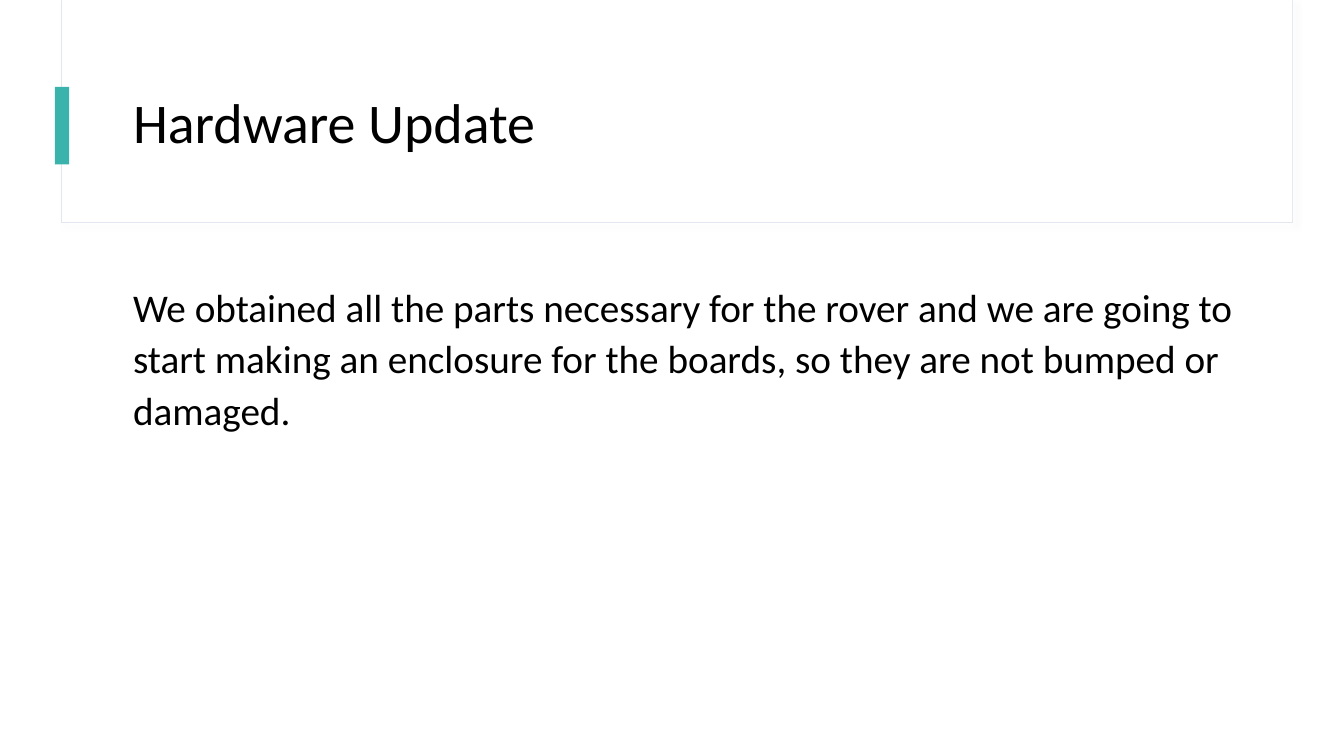
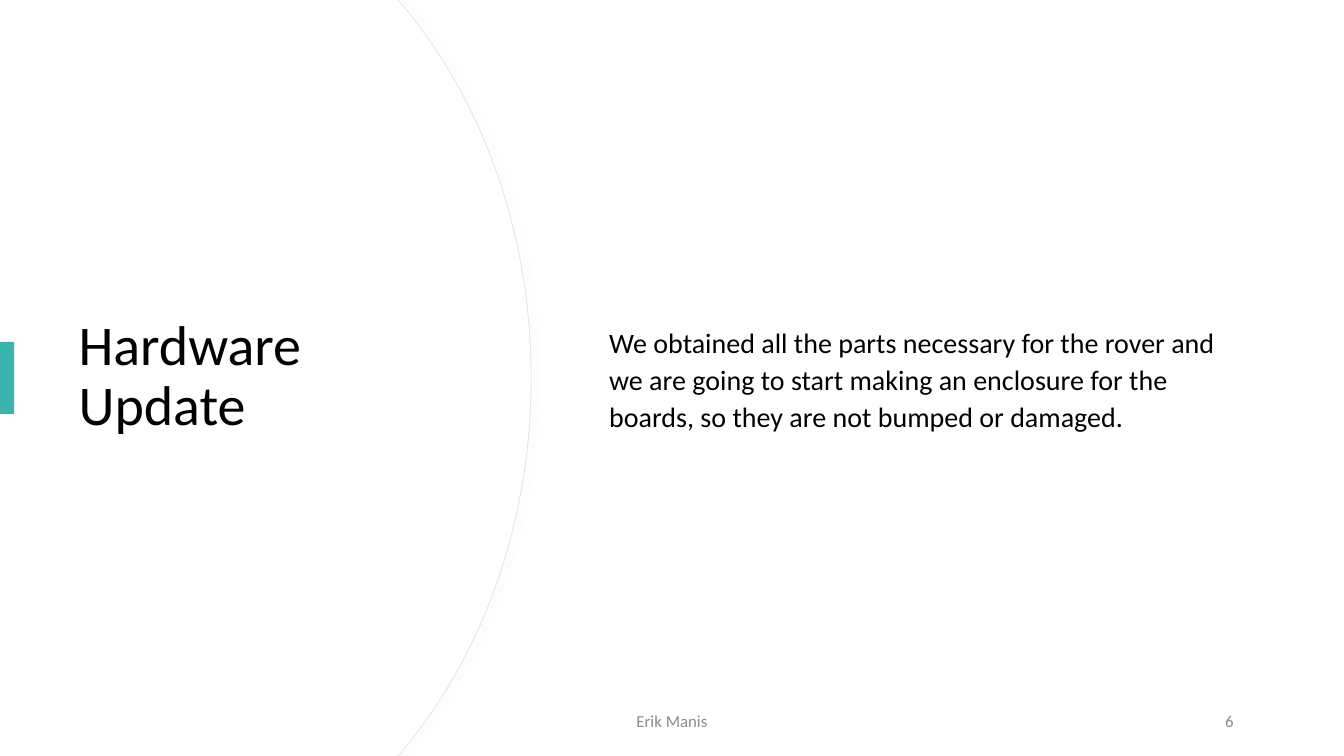
Before and after one commit to dirkt68/pl1-robotics, a slide deck: slide 6 of Presentations/Presentation Jan 26.pptx. Drawn at 1344x756 pixels with LibreOffice and Linux fonts; fonts in the diff are those of the drawing. Boxes give left, top, right and bottom in pixels: in the first picture for what was removed or moved away, otherwise in the second. Text is boxed around its words. In the diff, an @@ line names an element or a change of style, - is before the commit and + after.

```diff
--- a/Presentations/Presentation Jan 26.pptx
+++ b/Presentations/Presentation Jan 26.pptx
@@ rectangle added at [0, 0, 1344, 756], fill #FFFFFF @@
@@ freeform shape added at [0, 0, 531, 756], fill #FFFFFF, outline #E3E6EF 0.75 pt @@
@@ freeform shape added at [0, 0, 530, 756], fill #FFFFFF @@
@@ rectangle removed at [55, 87, 70, 164] @@
@@ text "We obtained all the parts ...": place and size @@
-text "We obtained all the parts ..." at [133, 294, 1232, 432]
+text "We obtained all the parts ..." at [609, 333, 1214, 432]
@@ text "We obtained all the parts ..." at [609, 333, 1214, 432]: size 28 to 20 pt; vertical alignment top to middle @@
@@ title "Hardware Update" rewrapped from [133, 104, 535, 152] to [79, 326, 301, 434] @@
@@ rectangle added at [0, 342, 14, 414], fill #3AB3AC @@
@@ text added at [636, 715, 708, 727], 12 pt, text #8C8C8C @@
+Erik Manis
@@ page number added at [1225, 716, 1233, 727], 12 pt, text #8C8C8C @@
+6
```
Also in this commit, not shown: 12 other slides changed, 1 slide added, 1 slide removed, 4 other files.
